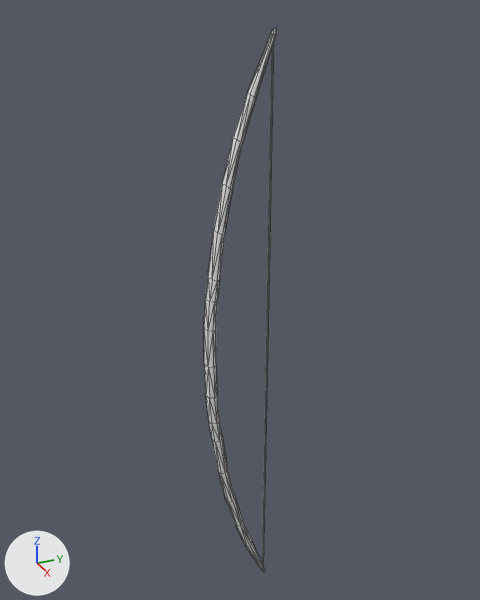
The OBJ model WorkingDir/Media/Models/Bow_v01.obj as it was, and as the next commit left it.
The view is the same before and after, from a camera (50 mm lens) standing at (30.1, -11.7, 18.6) and looking at (-1.2, 2.3, 2.9). The axes (+X, +Y, +Z) are drawn at lower left. The lights are the same throughout. Mesh edges are drawn as thin lines. Where no turn or scale is listed for an object, it has been applied to the vertices.

Before the edit, the objects in view are built like this:
```python
me_bow_v01 = bpy.data.meshes.new('Bow_v01')
me_bow_v01.from_pydata(...)  # 150 vertices, 292 faces; spans x -0.5..0.5, y -0.4..3.7, z -17.3..17.3
me_bow_v01.materials.append(mat_initialshadinggroup)  # white #e7e7e7
ob_bow_v01 = bpy.data.objects.new('Bow_v01', me_bow_v01)
ob_bow_v01.location = (0.0, 0.0, 0.0)
```
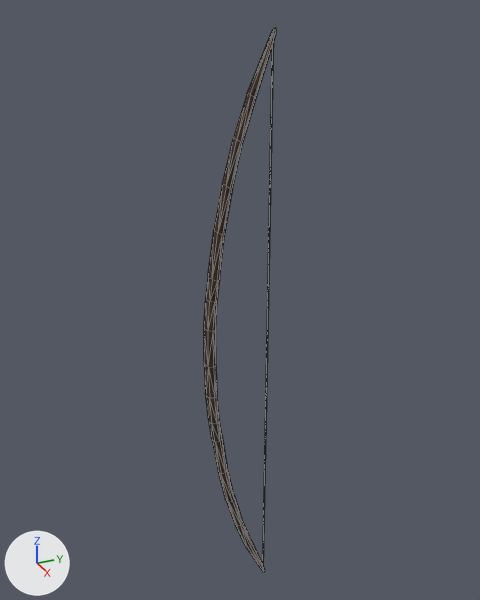
Where the change shows, as pixel boxes [x1, y1, x2, y2] in the pictures (480 x 600 px):
'Bow_v01', recoloured: [204, 28, 276, 572] in both

The change in detail:
Picture 'arrow_bow.png' (img_arrow_bow_png) is new.
Material 'lambert14SG' (mat_lambert14sg) is new.
Its texture is img_arrow_bow_png.
Its roughness is 1.0.
me_bow_v01 has 150 vertices, 292 faces and spans x -0.5..0.5, y -0.4..3.7, z -17.3..17.3.
me_bow_v01 no longer uses material mat_initialshadinggroup (white #e7e7e7).
me_bow_v01 now uses material mat_lambert14sg (picture img_arrow_bow_png).
